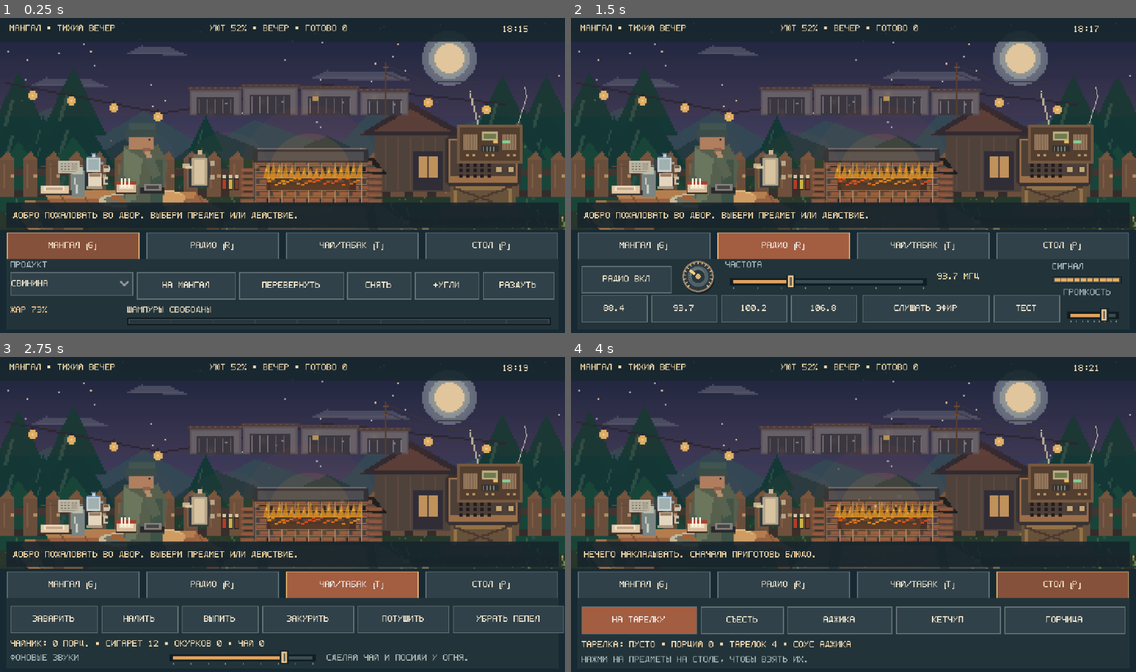
Above: before the commit, frames 1-4 (two rows, left to right).
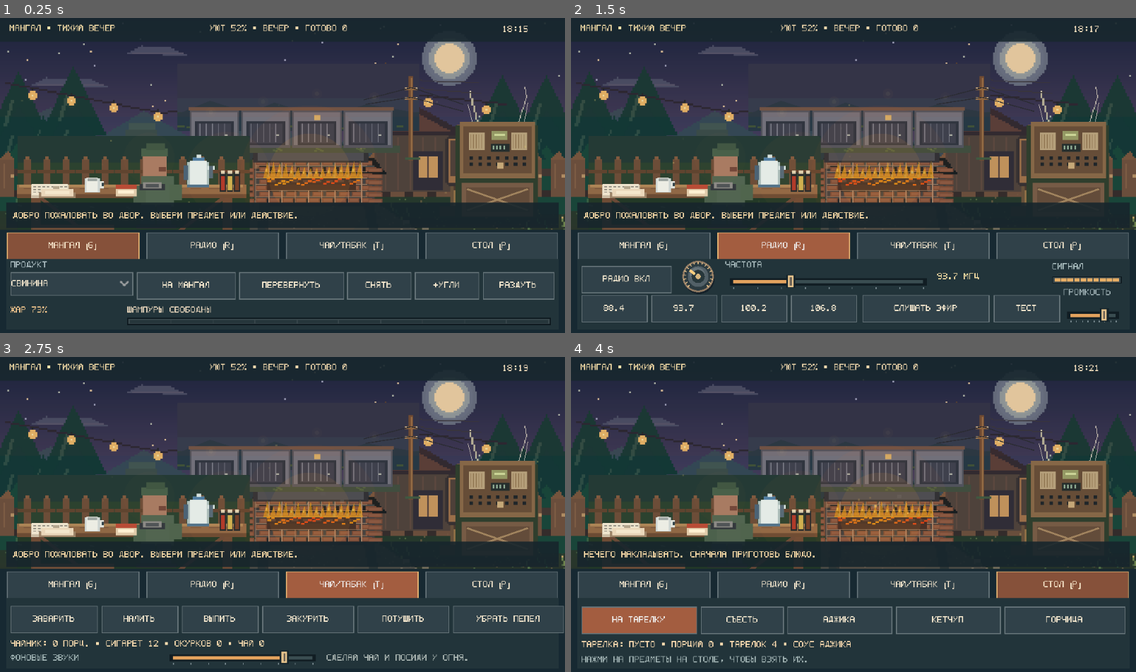
Above: after the commit, the same moments.

Repository: VovaShkrobtak/mangal-tihiy-vecher
Game: Godot game, scene res://scenes/main.tscn
Same seed, same stepped clock (60 frames per second), same inputs: the game is played once before the commit and once after it.
Inputs:
- Up to frame 1 (0.25 s): no input
- Up to frame 2 (1.5 s): click "МАНГАЛ [G]" at 0.5 s; click "РАДИО [R]" at 1.25 s
- Up to frame 3 (2.75 s): click "ЧАЙ/ТАБАК [T]" at 2 s
- Up to frame 4 (4 s): click "СТОЛ [P]" at 2.75 s; click "НА ТАРЕЛКУ" at 3.5 s

The runs differ from the first frame. In frame 1, 13% of the frame differs, in the area x 3-96%, y 14-68%; in frame 2, 13%; in frame 3, 13%; in frame 4, 13%.

Commit message:
Separate movable dacha objects and align table hitboxes; preserve latest radio UI

Diff:
--- a/mangal_evening/scenes/main.tscn
+++ b/mangal_evening/scenes/main.tscn
@@ -9,6 +9,7 @@
 [ext_resource type="Script" path="res://scripts/hud.gd" id="7_hud"]
 [ext_resource type="Script" path="res://scripts/atmosphere.gd" id="8_atmosphere"]
 [ext_resource type="Script" path="res://scripts/table_props.gd" id="9_props"]
+[ext_resource type="Script" path="res://scripts/yard_object.gd" id="10_yard"]
 
 [node name="MangalEvening" type="Node2D"]
 script = ExtResource("1_game")
@@ -17,6 +18,41 @@
 texture_filter = 1
 centered = false
 texture = ExtResource("2_background")
+
+[node name="SkyPatch" type="Node2D" parent="."]
+position = Vector2(201, 55)
+script = ExtResource("10_yard")
+object_kind = "background_patch"
+
+[node name="GroundedGarages" type="Node2D" parent="."]
+position = Vector2(215, 107)
+script = ExtResource("10_yard")
+object_kind = "garages"
+
+[node name="GroundedPole" type="Node2D" parent="."]
+position = Vector2(455, 65)
+script = ExtResource("10_yard")
+object_kind = "pole"
+
+[node name="TablePatch" type="Node2D" parent="."]
+position = Vector2(20, 137)
+script = ExtResource("10_yard")
+object_kind = "table_patch"
+
+[node name="PicnicTable" type="Node2D" parent="."]
+position = Vector2(19, 167)
+script = ExtResource("10_yard")
+object_kind = "table"
+
+[node name="SeatedPerson" type="Node2D" parent="."]
+position = Vector2(151, 143)
+script = ExtResource("10_yard")
+object_kind = "person"
+
+[node name="VintageRadio" type="Node2D" parent="."]
+position = Vector2(516, 116)
+script = ExtResource("10_yard")
+object_kind = "radio"
 
 [node name="GameState" type="Node" parent="."]
 script = ExtResource("3_state")
@@ -36,6 +72,42 @@
 [node name="TableProps" type="Node2D" parent="."]
 script = ExtResource("9_props")
 
+[node name="Newspaper" type="Node2D" parent="TableProps"]
+position = Vector2(35, 189)
+script = ExtResource("10_yard")
+object_kind = "newspaper"
+
+[node name="Plate" type="Node2D" parent="TableProps"]
+position = Vector2(44, 192)
+script = ExtResource("10_yard")
+object_kind = "plate"
+
+[node name="Cup" type="Node2D" parent="TableProps"]
+position = Vector2(95, 176)
+script = ExtResource("10_yard")
+object_kind = "cup"
+
+[node name="Cigarettes" type="Node2D" parent="TableProps"]
+position = Vector2(131, 185)
+script = ExtResource("10_yard")
+object_kind = "cigarettes"
+
+[node name="Ashtray" type="Node2D" parent="TableProps"]
+position = Vector2(158, 185)
+script = ExtResource("10_yard")
+object_kind = "ashtray"
+
+[node name="Kettle" type="Node2D" parent="TableProps"]
+position = Vector2(207, 155)
+script = ExtResource("10_yard")
+object_kind = "kettle"
+
+[node name="Sauces" type="Node2D" parent="TableProps"]
+position = Vector2(249, 174)
+script = ExtResource("10_yard")
+object_kind = "sauce"
+
+
 [node name="HUD" type="Control" parent="."]
 mouse_filter = 2
 script = ExtResource("7_hud")
--- a/mangal_evening/scripts/game.gd
+++ b/mangal_evening/scripts/game.gd
@@ -7,6 +7,7 @@
 @onready var world = $AnimatedWorld
 @onready var atmosphere = $Atmosphere
 @onready var table_props = $TableProps
+@onready var vintage_radio = $VintageRadio
 @onready var hud = $HUD
 var ui_tick := 0.0
 
@@ -21,6 +22,7 @@
 	world.radio = radio
 	atmosphere.state = state
 	table_props.state = state
+	vintage_radio.radio = radio
 	state.message.connect(_on_message)
 	hud.request.connect(_on_action)
 	hud.setup(state, radio, soundscape)
@@ -99,7 +101,7 @@
 		_click_world(event.position)
 
 func _click_world(p: Vector2) -> void:
-	if p.y >= 250.0 or p.y < 35.0:
+	if p.y >= 212.0 or p.y < 35.0:
 		return
 	var prop: String = table_props.hit_test(p)
 	if prop != "":
@@ -141,5 +143,5 @@
 			hud.hint("Мангал горячий. Выбирай продукт в меню!")
 	elif p.x >= 495.0 and p.x <= 615.0 and p.y >= 115.0 and p.y <= 218.0:
 		hud.set_tab(1)
-	elif p.x >= 117.0 and p.x <= 208.0 and p.y >= 111.0 and p.y <= 215.0:
+	elif p.x >= 140.0 and p.x <= 198.0 and p.y >= 122.0 and p.y <= 210.0:
 		hud.set_tab(2)
--- a/mangal_evening/scripts/table_props.gd
+++ b/mangal_evening/scripts/table_props.gd
@@ -1,109 +1,24 @@
 extends Node2D
-## Tabletop pixel-art items. Clickable objects are part of the actual scene.
-## All objects share one hit map, keeping drawing and touch targets in sync.
+## Individual Node2D children are drawn independently and have movable hitboxes.
 var state = null
-var time := 0.0
 
-const HIT: Dictionary = {
-	"plate": Rect2(38, 179, 47, 37),
-	"cup": Rect2(91, 158, 34, 51),
-	"cigarettes": Rect2(129, 183, 25, 27),
-	"ashtray": Rect2(157, 181, 30, 27),
-	"kettle": Rect2(205, 147, 39, 65),
-	"sauce": Rect2(247, 174, 27, 38)
-}
+const NAMES := {"cup":"Cup","kettle":"Kettle","cigarettes":"Cigarettes","ashtray":"Ashtray","plate":"Plate","sauce":"Sauces"}
+const SIZES := {"cup":Vector2(26,30),"kettle":Vector2(38,41),"cigarettes":Vector2(27,24),"ashtray":Vector2(32,18),"plate":Vector2(45,18),"sauce":Vector2(27,29)}
 
-func hit_test(pos: Vector2) -> String:
-	# Higher priority for compact objects, to avoid triggering the character behind.
-	for name in ["cup", "kettle", "cigarettes", "ashtray", "plate", "sauce"]:
-		if HIT[name].has_point(pos):
-			return name
+func _process(_delta: float) -> void:
+	for obj in get_children():
+		obj.set("state", state)
+
+func hitbox(key: String) -> Rect2:
+	if not NAMES.has(key):
+		return Rect2()
+	var obj: Node2D = get_node_or_null(NAMES[key])
+	if obj == null:
+		return Rect2()
+	return Rect2(obj.global_position - Vector2(4,4), SIZES[key]+Vector2(8,10))
+
+func hit_test(p: Vector2) -> String:
+	for key in ["cup","kettle","cigarettes","ashtray","plate","sauce"]:
+		if hitbox(key).has_point(p):
+			return key
 	return ""
-
-func _process(delta: float) -> void:
-	time += delta
-	queue_redraw()
-
-func _px(x: float, y: float, w: float, h: float, color: Color) -> void:
-	draw_rect(Rect2(Vector2(roundf(x), roundf(y)), Vector2(w, h)), color)
-
-func _draw() -> void:
-	if state == null:
-		return
-	_draw_plate()
-	_draw_cup()
-	_draw_kettle()
-	_draw_cigarettes()
-	_draw_ashtray()
-	_draw_sauces()
-
-func _draw_plate() -> void:
-	_px(43, 198, 38, 6, Color("#3d3431"))
-	_px(46, 193, 32, 9, Color("#e0c9a6"))
-	_px(50, 194, 23, 5, Color("#f5e4c9"))
-	_px(52, 195, 19, 3, Color("#c8a88b"))
-	if state.plated_food != "":
-		for i in range(4):
-			_px(54 + i * 5, 190 + i % 2, 6, 6, Color("#9e4c24"))
-			_px(55 + i * 5, 191 + i % 2, 3, 2, Color("#ce7d3d"))
-		if state.plated_sauce != "":
-			var sauce := Color("#bd4b32")
-			if state.plated_sauce == "Горчица":
-				sauce = Color("#d5b446")
-			_px(68, 195, 5, 3, sauce)
-
-func _draw_cup() -> void:
-	_px(97, 180, 19, 17, Color("#24303a"))
-	_px(100, 179, 15, 16, Color("#e4d5bd"))
-	_px(101, 180, 13, 3, Color("#977a61" if not state.cup_filled else "#8f4e2b"))
-	_px(117, 183, 5, 9, Color("#d0c1a6"))
-	_px(119, 186, 4, 4, Color("#354047"))
-	_px(98, 194, 18, 3, Color("#a99b85"))
-	if state.cup_filled:
-		for i in range(2):
-			var wave: float = sin(time * 1.6 + float(i)) * 1.5
-			_px(102 + float(i) * 5.0 + wave, 170.0 - float(i) * 4.0, 2, 5, Color(0.92, 0.89, 0.83, 0.35))
-
-func _draw_kettle() -> void:
-	_px(214, 161, 22, 34, Color("#333b41"))
-	_px(217, 162, 18, 31, Color("#b5a68b"))
-	_px(220, 164, 12, 27, Color("#d7c3a0"))
-	_px(219, 157, 14, 5, Color("#776856"))
-	_px(224, 153, 5, 5, Color("#d0b38d"))
-	_px(207, 168, 8, 5, Color("#c3b28e"))
-	_px(210, 171, 8, 3, Color("#d7c6a1"))
-	_px(235, 167, 4, 17, Color("#43413d"))
-	_px(238, 165, 5, 6, Color("#b5a68b"))
-	_px(238, 181, 5, 5, Color("#b5a68b"))
-	if state.kettle_brewing > 0.0:
-		for i in range(2):
-			_px(224 + i * 5 + sin(time * 1.1 + i) * 2, 147 - fmod(time * 6.0 + i * 5.0, 10.0), 2, 4, Color(0.88, 0.86, 0.84, 0.5))
-
-func _draw_cigarettes() -> void:
-	_px(131, 193, 24, 10, Color("#4a3025"))
-	_px(132, 188, 22, 13, Color("#d6ba9b"))
-	_px(132, 188, 22, 4, Color("#a8402e"))
-	_px(135, 192, 16, 5, Color("#eee0c0"))
-	if state.cigarettes_in_pack > 0:
-		_px(137, 185, 2, 10, Color("#fff6e5"))
-		_px(141, 185, 2, 10, Color("#fff6e5"))
-		_px(145, 185, 2, 10, Color("#fff6e5"))
-
-func _draw_ashtray() -> void:
-	_px(159, 195, 27, 7, Color("#2b292c"))
-	_px(163, 191, 20, 8, Color("#85807a"))
-	_px(166, 193, 14, 4, Color("#454548"))
-	if state.ashtray_ash > 0:
-		for i in range(mini(state.ashtray_ash, 7)):
-			_px(166 + i * 2, 192 + i % 2, 3, 2, Color("#c4bcb0"))
-	if state.cigarette_left > 0.0:
-		_px(174, 190, 8, 2, Color("#e4e0cf"))
-		_px(181, 190, 2, 2, Color("#ef793b"))
-
-func _draw_sauces() -> void:
-	var cols := [Color("#b43c28"), Color("#cbb345"), Color("#7b3c29")]
-	for i in range(3):
-		var x: float = 251.0 + float(i * 7)
-		_px(x, 184, 6, 14, Color("#322b2a"))
-		_px(x + 1, 186, 4, 11, cols[i])
-		_px(x + 1, 181, 4, 4, Color("#d3c49f"))
--- a/mangal_evening/scripts/world.gd
+++ b/mangal_evening/scripts/world.gd
@@ -36,7 +36,6 @@
 	_draw_fireflies()
 	_draw_coals_and_flames()
 	_draw_skewer()
-	_draw_radio_light()
 	_draw_cigarette()
 	_draw_smoke()
 
@@ -94,16 +93,6 @@
 			if t > 0.36:
 				_pixel_rect(x + 4, y, 4, 1, Color("#38241e"))
 
-func _draw_radio_light() -> void:
-	if radio != null and radio.is_on:
-		_pixel_rect(559, 142, 5, 3, Color("#ffcc6b"))
-		if radio.active_station >= 0:
-			_pixel_rect(569, 142, 9, 3, Color("#8fe2a3"))
-		else:
-			_pixel_rect(569, 142, 9, 3, Color("#ce6753"))
-	else:
-		_pixel_rect(559, 142, 5, 3, Color("#554a4a"))
-
 func _draw_cigarette() -> void:
 	if state.cigarette_left <= 0.0:
 		return
--- /dev/null
+++ b/mangal_evening/scripts/yard_object.gd
@@ -0,0 +1,200 @@
+extends Node2D
+## Independent scenery/prop. Move each node in main.tscn to change its placement.
+@export var object_kind := ""
+var state = null
+var radio = null
+var clock := 0.0
+
+func _process(delta: float) -> void:
+	clock += delta
+	if object_kind in ["radio", "cup", "kettle", "plate", "ashtray"]:
+		queue_redraw()
+
+func rect(x: float, y: float, w: float, h: float, c: Color) -> void:
+	draw_rect(Rect2(roundf(x), roundf(y), w, h), c)
+
+func _draw() -> void:
+	match object_kind:
+		"background_patch": draw_background_patch()
+		"garages": draw_garages()
+		"pole": draw_pole()
+		"table_patch": draw_table_patch()
+		"table": draw_table()
+		"person": draw_person()
+		"newspaper": draw_newspaper()
+		"cup": draw_cup()
+		"kettle": draw_kettle()
+		"cigarettes": draw_cigarettes()
+		"ashtray": draw_ashtray()
+		"plate": draw_plate()
+		"sauce": draw_sauce()
+		"radio": draw_radio()
+
+func draw_background_patch() -> void:
+	# Old floating garage tops & pole are hidden before drawing grounded replacements.
+	for y in range(73):
+		var color := Color("#31374c") if y < 39 else Color("#344052") if y < 55 else Color("#2c413d")
+		rect(0, float(y), 274, 1, color)
+	draw_colored_polygon(PackedVector2Array([Vector2(0,57),Vector2(37,42),Vector2(81,56),Vector2(110,44),Vector2(164,61),Vector2(214,46),Vector2(274,56),Vector2(274,76),Vector2(0,76)]),Color("#293c47"))
+	for i in range(16):
+		rect(float((i*31)%269),70+float(i%4),8,2,Color("#44573b"))
+
+func draw_garages() -> void:
+	rect(-5,41,243,8,Color("#455341"))
+	for i in range(4):
+		var x: float = float(i*58)
+		rect(x,0,56,43,Color("#585a62"))
+		rect(x+2,3,52,37,Color("#7b7a82"))
+		rect(x-1,-3,58,4,Color("#775a49"))
+		rect(x+6,13,44,27,Color("#343942"))
+		rect(x+9,16,38,22,Color("#444651"))
+		for j in range(5):
+			rect(x+11+float(j*7),16,1,21,Color("#85858e"))
+		rect(x+40,28,3,2,Color("#b4b6aa"))
+	rect(141,6,7,6,Color("#e6bb6e"))
+	for i in range(26):
+		rect(float((i*47)%233),43+float(i%4),3,2,Color("#576943"))
+
+func draw_pole() -> void:
+	rect(8,4,5,96,Color("#765135"))
+	rect(10,6,2,90,Color("#a07448"))
+	for y in [17,28]:
+		rect(3,float(y),15,3,Color("#987044"))
+		rect(4,float(y),2,2,Color("#d8c7a0"))
+		rect(16,float(y),2,2,Color("#d8c7a0"))
+	draw_line(Vector2(11,17),Vector2(-43,31),Color("#262d35"),1)
+	draw_line(Vector2(11,28),Vector2(-41,36),Color("#262d35"),1)
+	draw_line(Vector2(11,17),Vector2(70,36),Color("#262d35"),1)
+	draw_line(Vector2(11,28),Vector2(70,44),Color("#262d35"),1)
+	rect(4,96,17,3,Color("#456044"))
+
+func draw_table_patch() -> void:
+	# Opaque backdrop over the old crowded/overlapping baked-in tabletop.
+	for y in range(106):
+		var c := Color("#273f37") if y < 30 else Color("#304731") if y < 66 else Color("#263e28")
+		rect(0,float(y),263,1,c)
+	for i in range(12):
+		var x: float = float(i*22)
+		rect(x+7,26,8,43,Color("#76533b"))
+		rect(x+9,23,4,4,Color("#8c6242"))
+		rect(x,38,21,4,Color("#684931"))
+	for i in range(24):
+		rect(float((i*41)%259),77+float(i%18),3,2,Color("#4b6443"))
+
+func draw_table() -> void:
+	rect(0,25,260,11,Color("#9c7149"))
+	rect(3,25,253,3,Color("#bd905b"))
+	rect(0,36,260,4,Color("#755135"))
+	for i in range(12):
+		rect(8+float(i*21),29,12,1,Color("#78543c"))
+	rect(16,40,11,46,Color("#795237"))
+	rect(233,40,11,46,Color("#795237"))
+	draw_line(Vector2(27,40),Vector2(79,80),Color("#745039"),4)
+	draw_line(Vector2(234,40),Vector2(181,80),Color("#745039"),4)
+	rect(18,70,92,6,Color("#81583c"))
+
+func draw_person() -> void:
+	rect(11,15,27,27,Color("#b68569"))
+	rect(9,8,30,9,Color("#4c674d"))
+	rect(15,2,21,8,Color("#445d46"))
+	rect(29,29,8,5,Color("#7c4d3d"))
+	rect(9,39,37,35,Color("#596e55"))
+	rect(0,50,14,19,Color("#536950"))
+	rect(41,49,14,18,Color("#576d51"))
+	rect(8,72,17,24,Color("#293c4a"))
+	rect(26,72,17,24,Color("#2d3b4a"))
+	rect(3,94,25,5,Color("#353435"))
+	rect(25,94,24,5,Color("#353435"))
+
+func draw_newspaper() -> void:
+	rect(0,3,43,15,Color("#cbbda5"))
+	rect(1,2,41,13,Color("#eee4cd"))
+	for y in [5,8,11]:
+		for x in range(3,40,5):
+			rect(float(x),float(y),3,1,Color("#908b7f"))
+	rect(25,5,7,6,Color("#b3a58c"))
+
+func draw_cup() -> void:
+	rect(1,9,17,16,Color("#ccd4d1"))
+	rect(3,8,13,16,Color("#ecede4"))
+	rect(4,9,11,3,Color("#8b4b2d" if state != null and bool(state.cup_filled) else "#9fa7a3"))
+	rect(18,12,5,8,Color("#e5e6dd"))
+	rect(20,14,3,4,Color("#34454b"))
+	if state != null and bool(state.cup_filled):
+		rect(6+sin(clock)*2.0,2,2,5,Color(0.91,0.92,0.88,0.4))
+
+func draw_kettle() -> void:
+	rect(5,11,25,28,Color("#acbdb9"))
+	rect(8,10,19,27,Color("#e4ebe6"))
+	rect(11,6,14,4,Color("#527ea2"))
+	rect(16,3,5,4,Color("#d8e3df"))
+	rect(28,16,8,4,Color("#dce7e3"))
+	rect(1,15,5,17,Color("#4c6375"))
+	rect(30,16,4,14,Color("#596b76"))
+	rect(5,37,25,3,Color("#54748a"))
+	if state != null and float(state.kettle_brewing) > 0.0:
+		rect(12+sin(clock)*2.0,0,2,4,Color(0.9,0.9,0.88,0.5))
+
+func draw_cigarettes() -> void:
+	rect(0,7,24,13,Color("#e1cbaa"))
+	rect(0,7,24,5,Color("#b94c36"))
+	rect(3,13,18,4,Color("#fff0d2"))
+	if state != null and int(state.cigarettes_in_pack) > 0:
+		for x in [5,9,13]:
+			rect(float(x),2,3,10,Color("#eee8da"))
+
+func draw_ashtray() -> void:
+	rect(0,6,29,7,Color("#34393d"))
+	rect(4,4,21,7,Color("#8c8a85"))
+	rect(7,6,15,4,Color("#515557"))
+	if state != null and int(state.ashtray_ash) > 0:
+		for i in range(mini(int(state.ashtray_ash),5)):
+			rect(8+i*3,5+i%2,3,2,Color("#c6bcb0"))
+	if state != null and float(state.cigarette_left) > 0.0:
+		rect(15,2,9,2,Color("#f4e9d8"))
+		rect(24,2,2,2,Color("#ff9954"))
+
+func draw_plate() -> void:
+	rect(0,9,42,6,Color("#9c8367"))
+	rect(3,5,36,8,Color("#ead7ba"))
+	rect(7,7,28,4,Color("#f4e7cc"))
+	if state != null and String(state.plated_food) != "":
+		for i in range(5):
+			rect(8+i*5,3+i%2,7,5,Color("#b05b33"))
+		if String(state.plated_sauce) != "":
+			rect(25,7,9,3,Color("#d6b849" if String(state.plated_sauce)=="Горчица" else "#bb4b32"))
+
+func draw_sauce() -> void:
+	var cols := [Color("#b13b2a"),Color("#d0b04f"),Color("#764028")]
+	for i in range(3):
+		var x: float = float(i*8)
+		rect(x,4,7,22,Color("#292c2c"))
+		rect(x+1,8,5,16,cols[i])
+		rect(x+1,2,5,4,Color("#e0d0ad"))
+
+func draw_radio() -> void:
+	# Stand and receiver intentionally form ONE movable radio prop.
+	rect(0,9,93,104,Color("#33432f"))
+	rect(7,74,81,38,Color("#806349"))
+	rect(12,79,72,28,Color("#6c523d"))
+	draw_line(Vector2(13,81),Vector2(82,105),Color("#b09065"),2)
+	draw_line(Vector2(82,81),Vector2(13,105),Color("#b09065"),2)
+	rect(5,5,85,64,Color("#92704b"))
+	rect(9,10,77,53,Color("#6f533a"))
+	rect(15,17,18,20,Color("#c6ae83"))
+	rect(63,17,18,20,Color("#c6ae83"))
+	for i in range(5):
+		rect(17+i*3,19,1,16,Color("#9b7e55"))
+		rect(65+i*3,19,1,16,Color("#9b7e55"))
+	var lit: bool = radio != null and bool(radio.is_on)
+	rect(41,15,18,10,Color("#a1a66b" if lit else "#5d6852"))
+	rect(44,18,12,3,Color("#dbe5a0" if lit else "#6e775f"))
+	rect(40,30,21,9,Color("#28312e"))
+	for i in range(4):
+		rect(42+i*4,32,2,4,Color("#9ab99c" if lit else "#606d65"))
+	for yy in [44,51]:
+		for xx in range(16,82,10):
+			rect(float(xx),float(yy),4,4,Color("#22282a"))
+	rect(47,51,7,7,Color("#d7b680"))
+	draw_line(Vector2(19,5),Vector2(14,-15),Color("#d9d5c8"))
+	draw_line(Vector2(78,5),Vector2(82,-17),Color("#d9d5c8"))
--- a/mangal_evening/tests/smoke_test.gd
+++ b/mangal_evening/tests/smoke_test.gd
@@ -60,6 +60,19 @@
 	var visual: Node = main.get_node("TableProps")
 	if visual.call("hit_test", Vector2(105, 182)) != "cup":
 		fail("Cup hitbox is missing")
+		return
+	if main.get_node_or_null("GroundedGarages") == null or main.get_node_or_null("GroundedPole") == null:
+		fail("Separated garages and pole are missing")
+		return
+	if main.get_node_or_null("VintageRadio") == null:
+		fail("Retro radio visual is missing")
+		return
+	for part in ["Newspaper", "Plate", "Cup", "Cigarettes", "Ashtray", "Kettle", "Sauces"]:
+		if visual.get_node_or_null(part) == null:
+			fail("Separate tabletop node missing: " + part)
+			return
+	if visual.call("hit_test", visual.get_node("Kettle").global_position + Vector2(15,18)) != "kettle":
+		fail("The kettle's drawn position and hitbox do not match")
 		return
 	var missing_font: Font = hud.get("pixel_font")
 	if missing_font == null:
Not shown: 1 places in mangal_evening/scenes/main.tscn that only renumber resources
